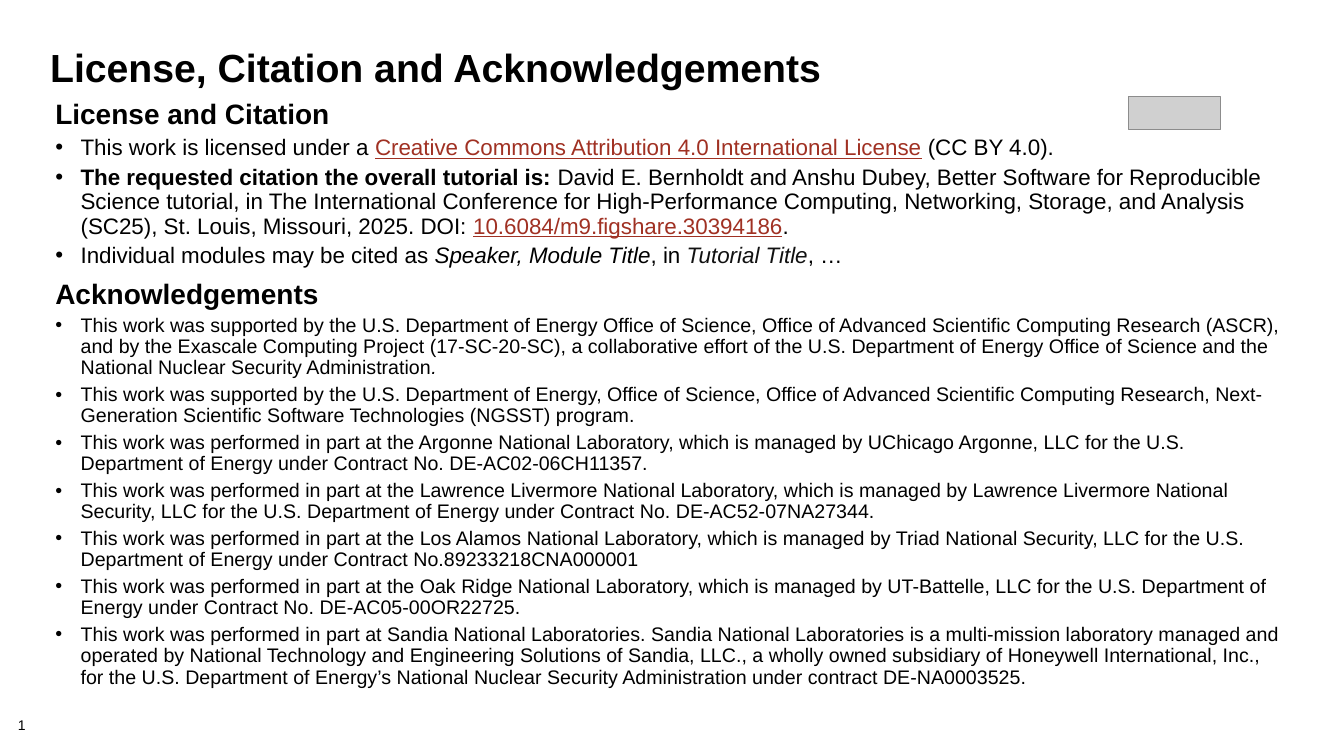
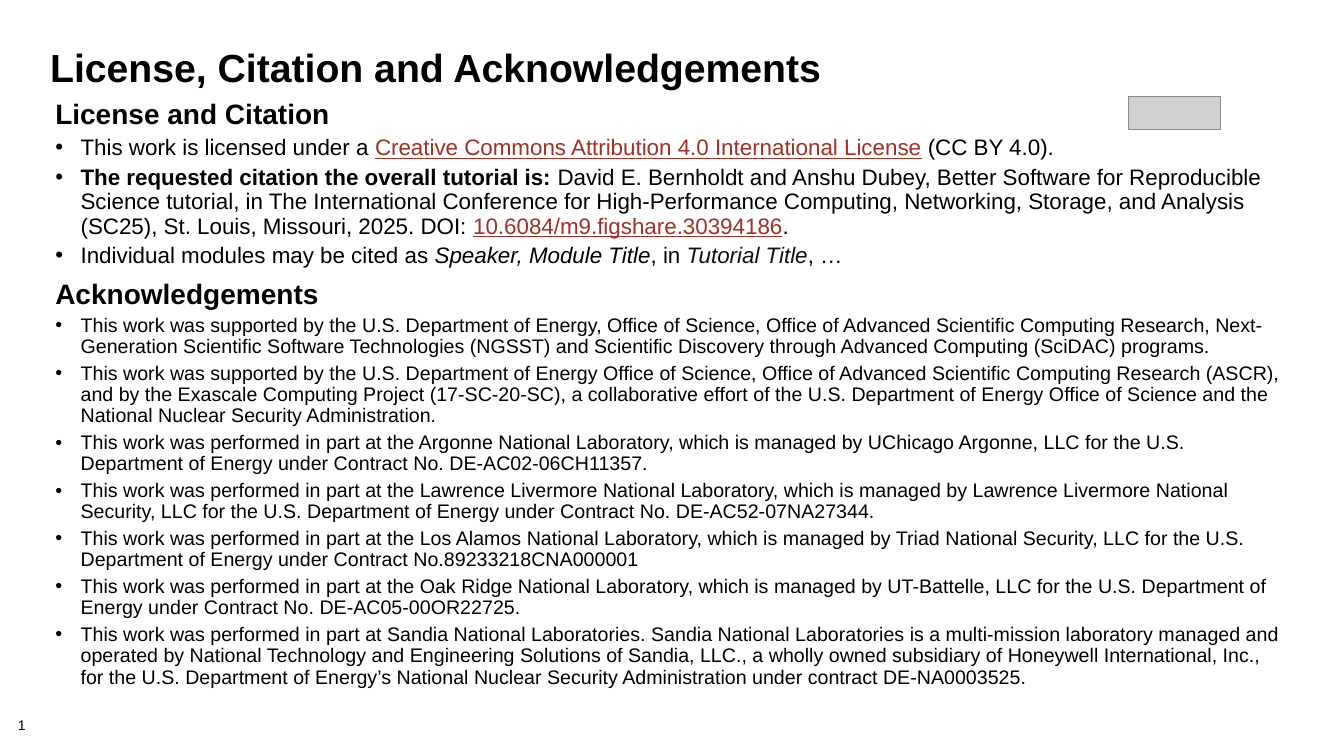
Before and after one commit to bssw-tutorial/presentations, a slide deck: slide 1 of license-master.pptx. Drawn at 1344x756 pixels with LibreOffice and Linux fonts; fonts in the diff are those of the drawing; grey boxes stand for pictures. Boxes give left, top, right and bottom in pixels: in the first picture for what was removed or moved away, otherwise in the second. Text is boxed around its words. In the diff, an @@ line names an element or a change of style, - is before the commit and + after.

```diff
--- a/license-master.pptx
+++ b/license-master.pptx
@@ text at [81, 317, 1262, 357]: paragraph added @@
+• This work was supported by the U.S. Department of Energy, Office of Science, Office of Advanced Scientific Computing Research, Next-Generation Scientific Software Technologies (NGSST) and Scientific Discovery through Advanced Computing (SciDAC) programs.
@@ text at [81, 386, 1262, 426]: paragraph removed @@
-• This work was supported by the U.S. Department of Energy, Office of Science, Office of Advanced Scientific Computing Research, Next-Generation Scientific Software Technologies (NGSST) program.
```
Also in this commit, not shown: 2 other files.
